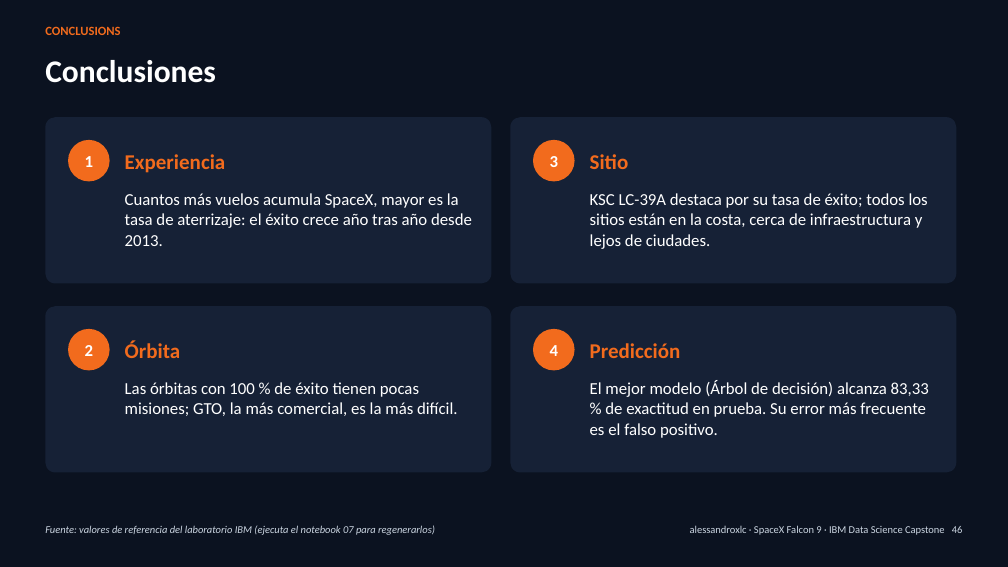
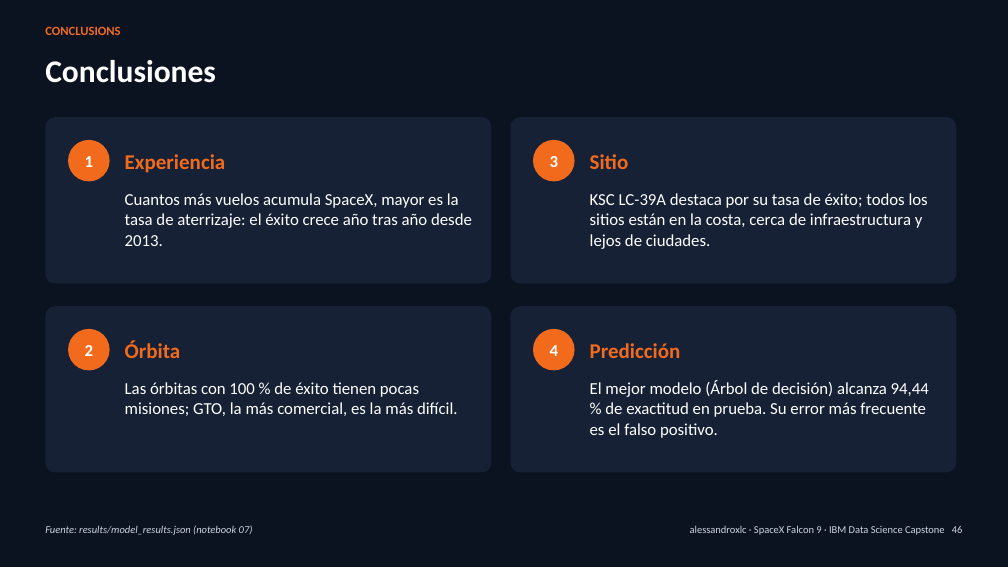
Before and after one commit to alessandroxlc/spacex-falcon9-capstone, a slide deck: slide 46 of presentation/SpaceX_Falcon9_Capstone.pptx. Drawn at 1008x567 pixels with LibreOffice and Linux fonts; fonts in the diff are those of the drawing. Boxes give left, top, right and bottom in pixels: in the first picture for what was removed or moved away, otherwise in the second. Text is boxed around its words. In the diff, an @@ line names an element or a change of style, - is before the commit and + after.

```diff
--- a/presentation/SpaceX_Falcon9_Capstone.pptx
+++ b/presentation/SpaceX_Falcon9_Capstone.pptx
@@ text at (590, 381, 929, 438): text changed @@
-El mejor modelo (Árbol de decisión) alcanza 83,33 % de exactitud en prueba. Su error más frecuente es el falso positivo.
+El mejor modelo (Árbol de decisión) alcanza 94,44 % de exactitud en prueba. Su error más frecuente es el falso positivo.
@@ text at (45, 525, 253, 535): text changed @@
-Fuente: valores de referencia del laboratorio IBM (ejecuta el notebook 07 para regenerarlos)
+Fuente: results/model_results.json (notebook 07)
```
Also in this commit, not shown: 28 other slides changed, 45 other files.
